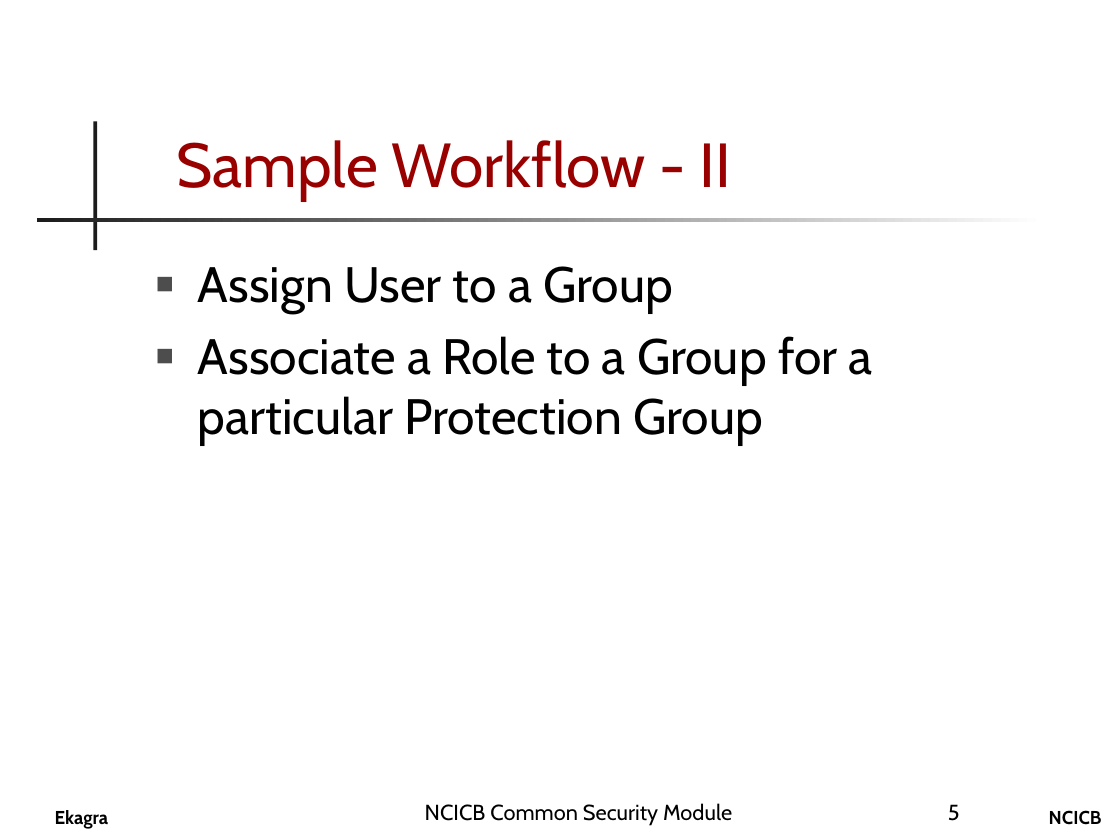
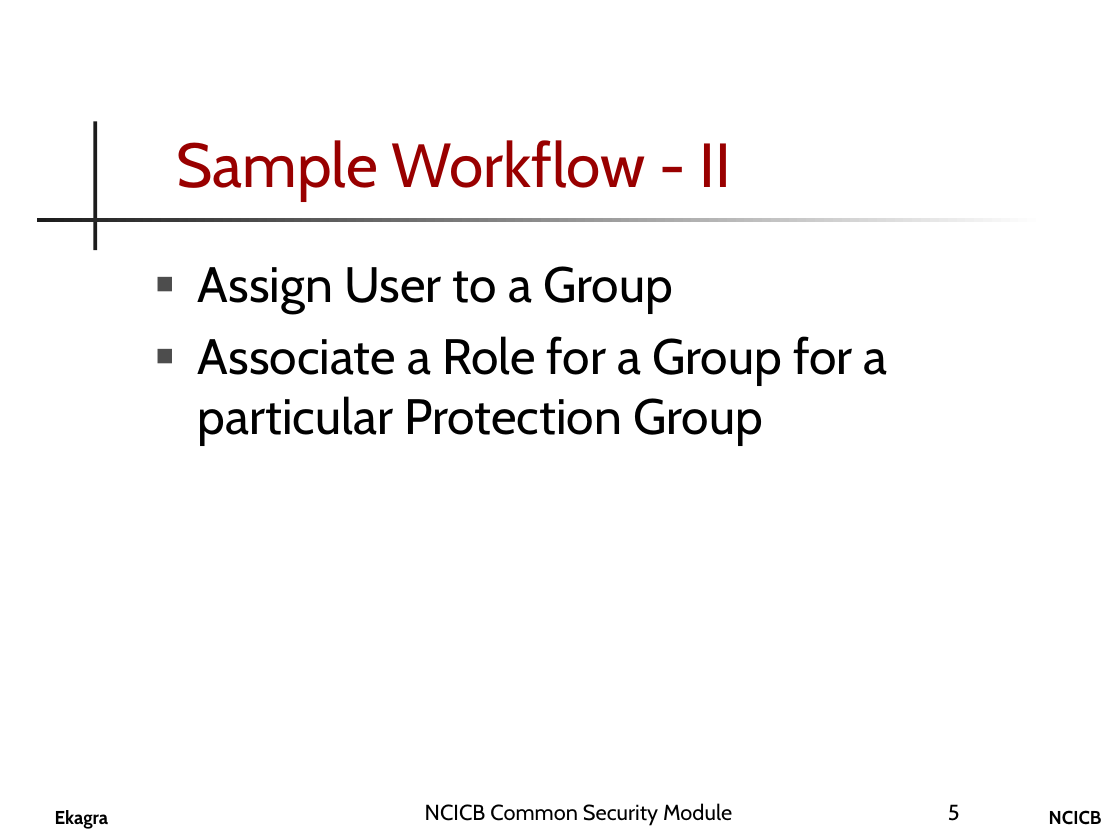
Before and after one commit to CBIIT/common-security-module-docs, a slide deck: slide 5 of CSM_UPT_Presentation.ppt. Drawn at 1120x840 pixels with LibreOffice and Linux fonts; fonts in the diff are those of the drawing; background and template pictures are left out. Boxes give left, top, right and bottom in pixels: in the first picture for what was removed or moved away, otherwise in the second. Text is boxed around its words. In the diff, an @@ line names an element or a change of style, - is before the commit and + after.

```diff
--- a/CSM_UPT_Presentation.ppt
+++ b/CSM_UPT_Presentation.ppt
@@ text at <box>198,336,888,445</box>: text changed @@
-■ Associate a Role to a Group for a particular Protection Group
+■ Associate a Role for a Group for a particular Protection Group
```
Also in this commit, not shown: 1 other slide changed.
